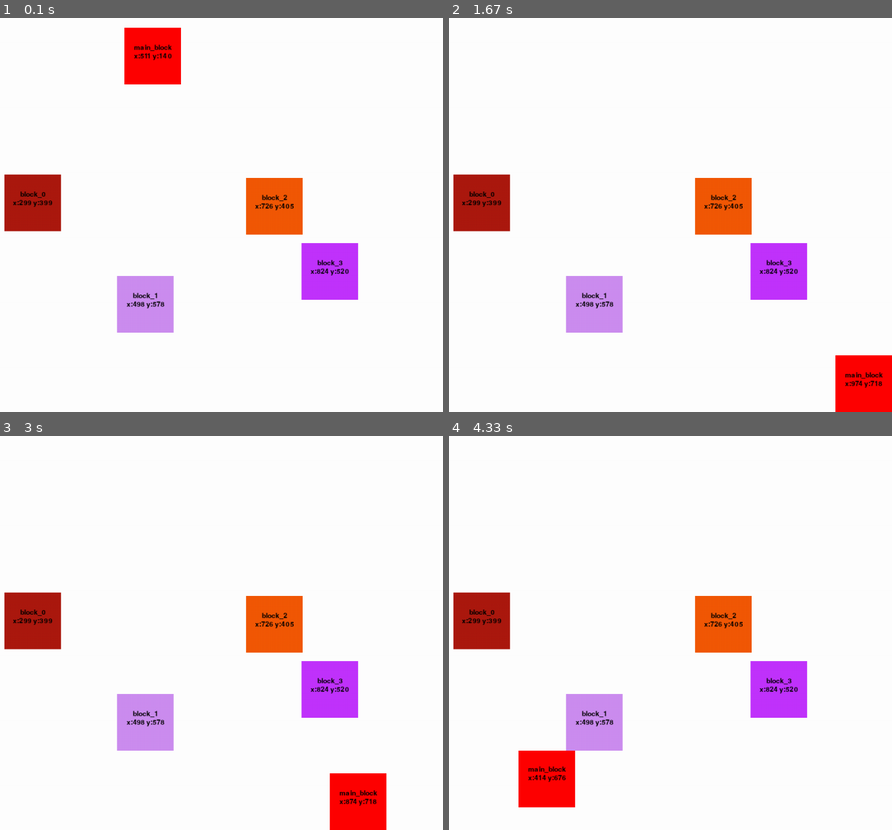
Above: before the commit, frames 1-4 (two rows, left to right).
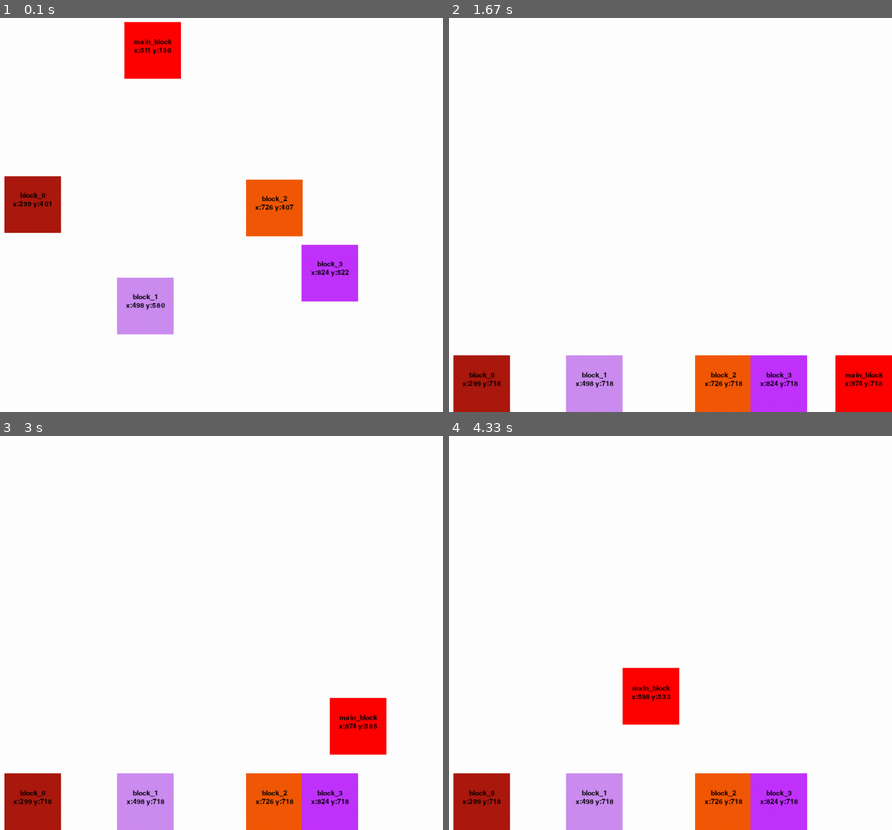
Above: after the commit, the same moments.

Repository: esserafael/python-learning-stuff
Game: pygame game, started from PyGame/collision.py
Two runs of this game, one before a commit and one after it. Both use one fixed random seed, a clock stepped at 60 frames per second and the inputs below.
Inputs:
- Up to frame 1 (0.1 s): no input
- Up to frame 2 (1.67 s): hold S 0.33-0.8 s; hold Right 0.33-0.8 s; hold A 0.83-1.3 s; hold Right 0.83-1.3 s
- Up to frame 3 (3 s): hold Up 1.83-2.3 s; hold Right 2.33-2.8 s; hold Left from 2.83 s (still down)
- Up to frame 4 (4.33 s): release Left at 3.37 s; hold Down 3.4-3.7 s; hold Left 3.73-4.13 s; hold Up from 4.17 s (still down)

The runs differ from the first frame. In frame 1, 1.8% of the frame differs, in the area x 0-81%, y 0-81%; in frame 2, 15%; in frame 3, 17%; in frame 4, 18%, in the area x 0-81%, y 39-100%.

Commit message:
Detect collisions are funcions now

Diff:
--- a/PyGame/collision.py
+++ b/PyGame/collision.py
@@ -46,8 +46,8 @@
 def draw_block(block: FormData):
 
     def message_display(text, size, x, y):
-        largeText = pygame.font.Font('freesansbold.ttf',size)
-        TextSurf, TextRect = text_objects(text, largeText)
+        fontText = pygame.font.Font('freesansbold.ttf',size)
+        TextSurf, TextRect = text_objects(text, fontText)
         TextRect.center = x,y
         gameDisplay.blit(TextSurf, TextRect)
 
@@ -56,19 +56,88 @@
     message_display(block.name, 12, block.center.x, block.center.y - 15)
     message_display("x:{} y:{}".format(block.center.x, block.center.y), 12, block.center.x, block.center.y)
 
-    return
+def detect_border_collision(block: FormData):
+
+    display_x_boundary = CONFIG.DISPLAY_WIDTH - block.size.width
+    display_y_boundary = CONFIG.DISPLAY_HEIGHT - block.size.height
+
+    if block.pos.x > display_x_boundary:
+        block.pos.x = display_x_boundary
+    elif block.pos.x < 0:
+        block.pos.x = 0
+
+    if block.pos.y > display_y_boundary:
+        block.pos.y = display_y_boundary
+        block.is_free_falling = False
+    elif block.pos.y < 0:
+        block.pos.y = 0
+
+    return block
+
+def detect_collision(block: FormData, otherblock: FormData):
+    # southeast
+    if (block.pos.x >= otherblock.pos.x and
+        block.pos.x <= otherblock.pos.x + otherblock.size.width -1 and
+        block.pos.y >= otherblock.pos.y and
+        block.pos.y <= otherblock.pos.y + otherblock.size.height -1):
+
+        if block.posbef.x >= otherblock.pos.x + otherblock.size.width:
+            #print("Opax")
+            block.pos.x = otherblock.pos.x + otherblock.size.width
+        elif block.posbef.y >= otherblock.pos.y + otherblock.size.height:
+            #print("Opay")
+            block.pos.y = otherblock.pos.y + otherblock.size.height
+
+    # southwest
+    if (block.pos.x <= otherblock.pos.x and
+        block.pos.x + block.size.width >= otherblock.pos.x +1 and
+        block.pos.y >= otherblock.pos.y and
+        block.pos.y <= otherblock.pos.y + otherblock.size.height -1):
+
+        if block.posbef.x + block.size.width <= otherblock.pos.x:
+            #print("Opax")
+            block.pos.x = otherblock.pos.x - otherblock.size.width
+        elif block.posbef.y >= otherblock.pos.y + otherblock.size.height:
+            #print("Opay")
+            block.pos.y = otherblock.pos.y + otherblock.size.height
+
+
+    # northeast
+    if (block.pos.x >= otherblock.pos.x and
+        block.pos.x <= otherblock.pos.x + otherblock.size.width -1 and
+        block.pos.y + block.size.height >= otherblock.pos.y +1 and
+        block.pos.y <= otherblock.pos.y):
+
+        if block.posbef.x >= otherblock.pos.x + otherblock.size.width:
+            #print("Opax")
+            block.pos.x = otherblock.pos.x + otherblock.size.width
+        elif block.posbef.y + block.size.height <= otherblock.pos.y + block.poschange.y + 1:
+            #print("Opay")
+            block.pos.y = otherblock.pos.y - block.size.height
+            block.is_free_falling = False
+
+    # northwest
+    if (block.pos.x <= otherblock.pos.x and
+        block.pos.x + block.size.width >= otherblock.pos.x +1 and
+        block.pos.y + block.size.height >= otherblock.pos.y +1 and
+        block.pos.y <= otherblock.pos.y):
+
+        if block.posbef.x + block.size.width <= otherblock.pos.x:
+            #print("Opax")
+            block.pos.x = otherblock.pos.x - otherblock.size.width
+        elif block.posbef.y + block.size.height <= otherblock.pos.y + block.poschange.y + 1:
+            #print("Opay")
+            block.pos.y = otherblock.pos.y - block.size.height
+            block.is_free_falling = False
+
+    return block
 
 def text_objects(text, font):
     textSurface = font.render(text, True, black)
     return textSurface, textSurface.get_rect()
 
-    pygame.display.update()
-
 def game_loop():
     gameExit = False
-
-    main_form_x_change = 0
-    main_form_y_change = 0
 
     total_other_forms = 4
 
@@ -97,31 +166,35 @@
                 gameExit = True
             if event.type == pygame.KEYDOWN:
                 if event.key == pygame.K_LEFT or event.key == pygame.K_a:
-                    main_form_x_change = -CONFIG.MOVE_SPEED
+                    main_block.poschange.x = -CONFIG.MOVE_SPEED
                 elif event.key == pygame.K_RIGHT or event.key == pygame.K_d:
-                    main_form_x_change = CONFIG.MOVE_SPEED
+                    main_block.poschange.x = CONFIG.MOVE_SPEED
                 elif event.key == pygame.K_UP or event.key == pygame.K_w:
-                    main_form_y_change = -CONFIG.MOVE_SPEED
+                    main_block.poschange.y = -CONFIG.MOVE_SPEED
                 elif event.key == pygame.K_DOWN or event.key == pygame.K_s:
-                    main_form_y_change = CONFIG.MOVE_SPEED
+                    main_block.poschange.y = CONFIG.MOVE_SPEED
             if event.type == pygame.KEYUP:
-                is_free_falling = True
+                main_block.is_free_falling = True
                 if event.key == pygame.K_LEFT or event.key == pygame.K_RIGHT or event.key == pygame.K_a or event.key == pygame.K_d:
-                    main_form_x_change = 0
+                    main_block.poschange.x = 0
                 elif event.key == pygame.K_UP or event.key == pygame.K_DOWN or event.key == pygame.K_w or event.key == pygame.K_s:
-                    main_form_y_change = 0
+                    main_block.poschange.y = 0
 
         #print(event)
 
         gameDisplay.fill(white)
 
+        print(main_block.is_free_falling)
+
         if CONFIG.GRAVITY_ON and main_block.is_free_falling:
-            main_form_y_change += CONFIG.GRAVITY_ACCEL / CONFIG.CLOCK_TICKS
+            main_block.poschange.y += CONFIG.GRAVITY_ACCEL / CONFIG.CLOCK_TICKS
 
         main_block.posbef = main_block.pos
-        main_block.pos = FormDataPosition(main_block.pos.x + main_form_x_change, main_block.pos.y + main_form_y_change)
-
-        #"""
+        main_block.pos = FormDataPosition(main_block.pos.x + main_block.poschange.x, main_block.pos.y + main_block.poschange.y)
+
+        main_block = detect_border_collision(main_block)
+
+        """
         display_x_boundary = CONFIG.DISPLAY_WIDTH - main_block.size.width
         display_y_boundary = CONFIG.DISPLAY_HEIGHT - main_block.size.height
 
@@ -132,10 +205,10 @@
 
         if main_block.pos.y > display_y_boundary:
             main_block.pos.y = display_y_boundary
-            is_free_falling = False
+            main_block.is_free_falling = False
         elif main_block.pos.y < 0:
             main_block.pos.y = 0
-        #"""
+        """
 
         main_block.center = FormDataPosition(round(main_block.pos.x + main_block.size.width / 2), round(main_block.pos.y + main_block.size.height / 2))
         main_block.centersum = main_block.center.x + main_block.center.y
@@ -146,8 +219,14 @@
                 form.centersum = form.center.x + form.center.y
 
                 if CONFIG.GRAVITY_ON and form.is_free_falling:
-                    main_form_y_change += CONFIG.GRAVITY_ACCEL / CONFIG.CLOCK_TICKS
-
+                    form.poschange.y += CONFIG.GRAVITY_ACCEL / CONFIG.CLOCK_TICKS
+
+                form.pos.y += form.poschange.y
+
+                form = detect_border_collision(form)
+                main_block = detect_collision(main_block, form)
+
+                """
                 # southeast
                 if (main_block.pos.x >= form.pos.x and
                     main_block.pos.x <= form.pos.x + form.size.width -1 and
@@ -184,10 +263,10 @@
                     if main_block.posbef.x >= form.pos.x + form.size.width:
                         #print("Opax")
                         main_block.pos.x = form.pos.x + form.size.width
-                    elif main_block.posbef.y + main_block.size.height <= form.pos.y + main_form_y_change + 1:
+                    elif main_block.posbef.y + main_block.size.height <= form.pos.y + main_block.poschange.y + 1:
                         #print("Opay")
                         main_block.pos.y = form.pos.y - main_block.size.height
-                        is_free_falling = False
+                        main_block.is_free_falling = False
 
                 # northwest
                 if (main_block.pos.x <= form.pos.x and
@@ -198,10 +277,11 @@
                     if main_block.posbef.x + main_block.size.width <= form.pos.x:
                         #print("Opax")
                         main_block.pos.x = form.pos.x - form.size.width
-                    elif main_block.posbef.y + main_block.size.height <= form.pos.y + main_form_y_change + 1:
+                    elif main_block.posbef.y + main_block.size.height <= form.pos.y + main_block.poschange.y + 1:
                         #print("Opay")
                         main_block.pos.y = form.pos.y - main_block.size.height
-                        is_free_falling = False
+                        main_block.is_free_falling = False
+                """
 
                 draw_block(form)
 
